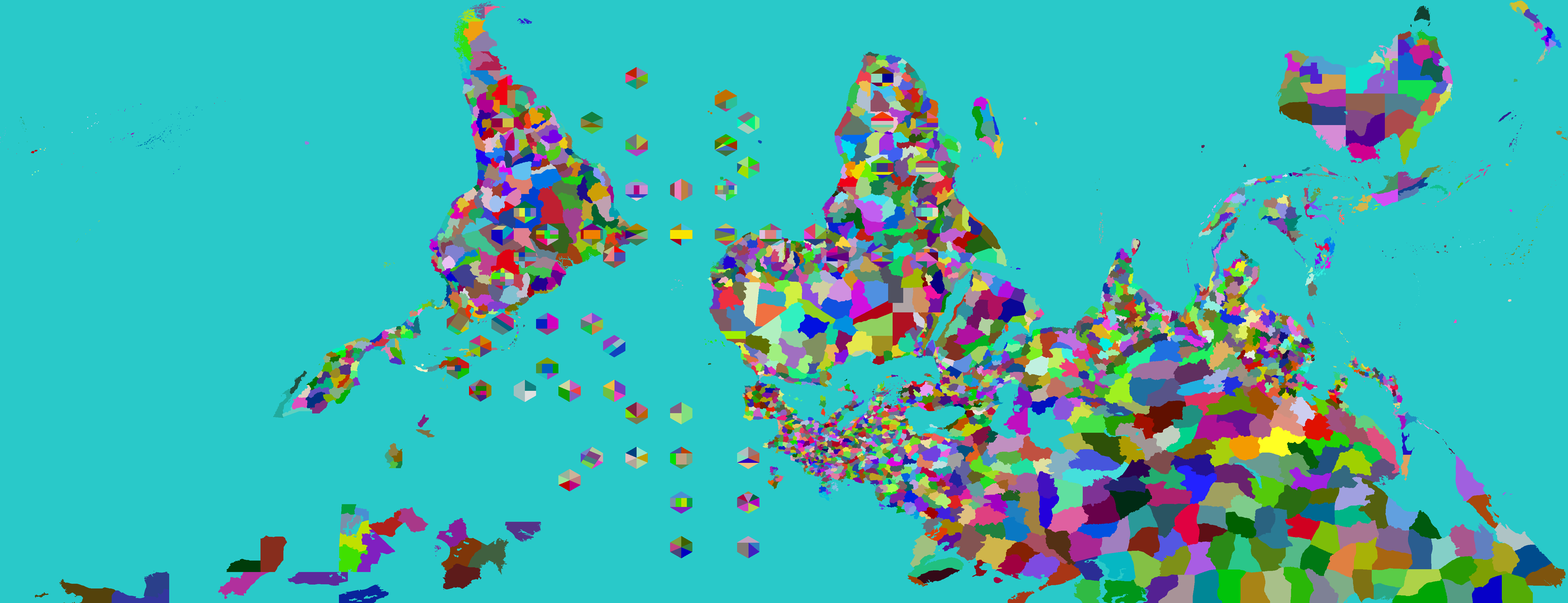
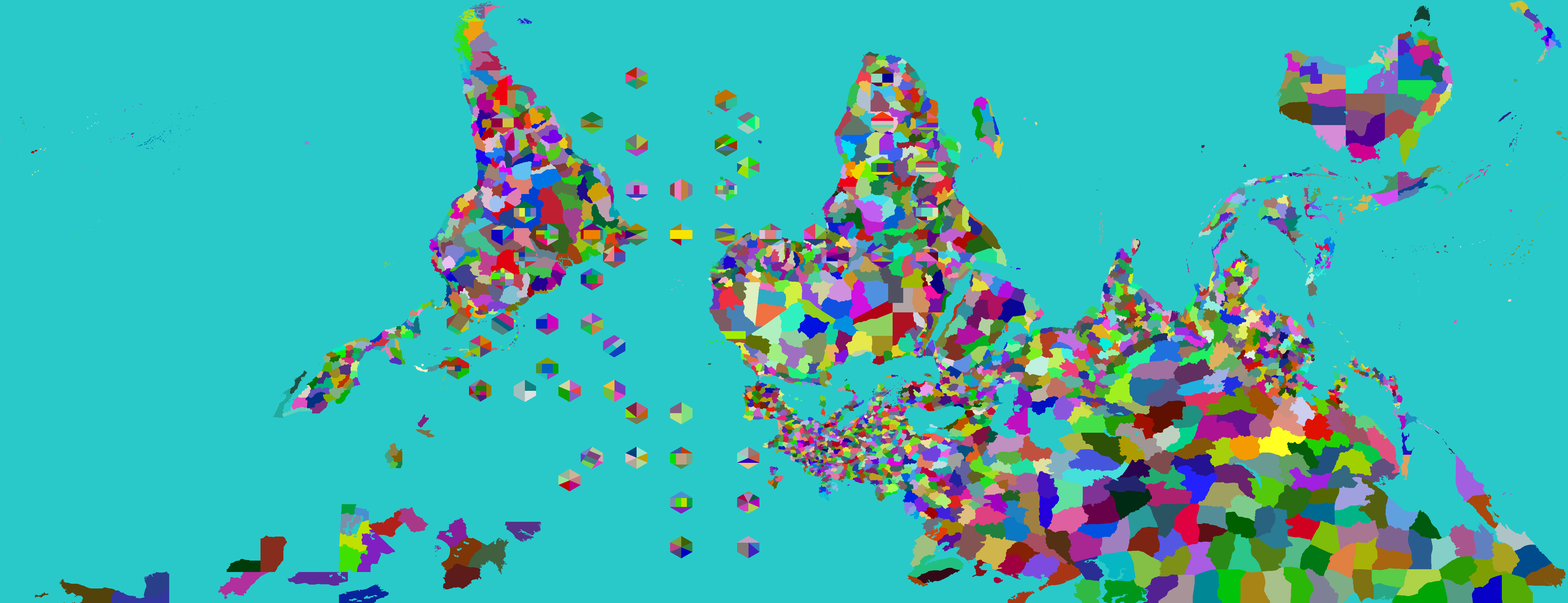
The second 1568 x 603 image is a revision of the first. Changes to its layers:
painted on "Provinces" over [left=580, top=268, right=907, bottom=514]
